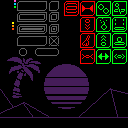
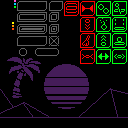
Layer changes from the first w=128, h=128 image to the second:
painted on "palette" over bbox(57, 1, 63, 11)
